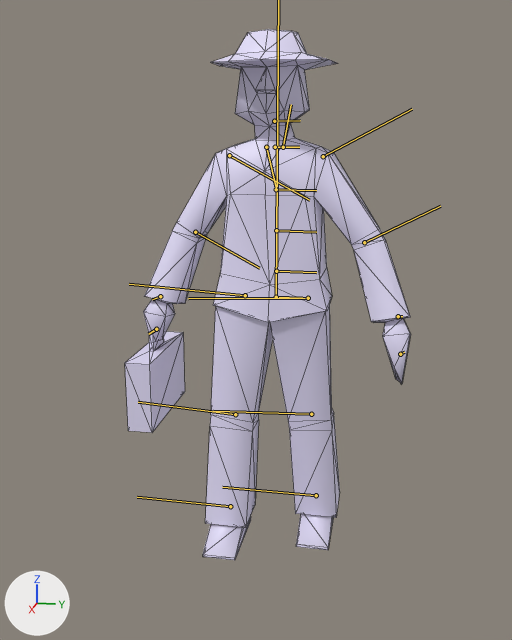
The glTF model public/modelos/FichaClasico.gltf: old version first, new version second.
One viewpoint serves both versions: a 50 mm camera at (0.286, 0.05, 0.181) aimed at (0.017, -0.004, 0.114). The lights are fixed; the arrows at lower left show +X, +Y and +Z. The bones that bend it are drawn over the model as lines. Mesh edges are drawn as thin lines.

In view in the first picture: 'Clasico'.
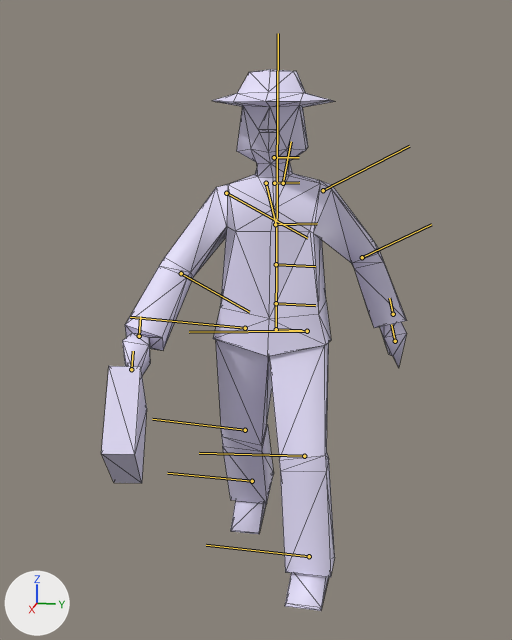
The newer file adds an action. The first version stands in its rest pose; the second is drawn at frame 36 of the action 'Caminar'.

Where the change shows, as pixel boxes (x1, y1, x2, y2) in the pictures (512 x 640 px):
'Clasico', posed (7% wider)
    before: (125, 29, 411, 560)
    after: (101, 69, 407, 611)
bone 'Bip001 Spine2', root to tip
    before: (276, 189) to (316, 190)
    after: (275, 224) to (317, 223)
bone 'Bip001 L UpperArm', root to tip
    before: (323, 156) to (412, 109)
    after: (323, 190) to (409, 146)
bone 'Bip001 L Forearm', root to tip
    before: (364, 242) to (440, 206)
    after: (362, 257) to (431, 224)
bone 'Bip001 R UpperArm', root to tip
    before: (229, 155) to (309, 200)
    after: (226, 193) to (307, 238)
bone 'Bip001 R Hand', root to tip
    before: (160, 296) to (152, 299)
    after: (139, 336) to (140, 316)
bone 'Bip001 Head', root to tip
    before: (274, 121) to (300, 120)
    after: (274, 157) to (299, 157)
bone 'Bip001 L Thigh', root to tip
    before: (308, 298) to (188, 298)
    after: (307, 331) to (189, 332)
bone 'Bip001 L Calf', root to tip
    before: (311, 414) to (213, 411)
    after: (304, 456) to (199, 453)
bone 'Bip001 L Foot', root to tip
    before: (316, 495) to (222, 487)
    after: (309, 556) to (206, 545)
bone 'Bip001 R Thigh', root to tip
    before: (245, 295) to (129, 284)
    after: (245, 328) to (130, 317)
bone 'Bip001 R Calf', root to tip
    before: (235, 414) to (138, 402)
    after: (245, 430) to (152, 419)
bone 'Bip001 R Foot', root to tip
    before: (230, 506) to (137, 497)
    after: (252, 481) to (167, 473)

Edits to the bpy script that builds the scene:
```text
Change bone_bip001:
    where bone_bip001 = bpy.data.objects['skeleton #0'].pose.bones['Bip001']
    bone_bip001.location: (0.0, 0.0, 0.0) -> (0.0005, -0.0141, 0.0)
Change bone_bip001_spine2:
    where bone_bip001_spine2 = bpy.data.objects['skeleton #0'].pose.bones['Bip001 Spine2']  # child of 'Bip001 Spine1'
    bone_bip001_spine2.rotation_quaternion: (1.0, 0.0, 0.0, 0.0) -> (0.991, 0.131, 0.0, 0.0)  # degrees (0, 0, 0) -> degrees (15, 0, 0)
Change bone_bip001_l_upperarm:
    where bone_bip001_l_upperarm = bpy.data.objects['skeleton #0'].pose.bones['Bip001 L UpperArm']  # child of 'Bip001 L Clavicle'
    bone_bip001_l_upperarm.rotation_quaternion: (1.0, 0.0, 0.0, 0.0) -> (0.972, 0.116, 0.204, 0.01)  # degrees (0, 0, 0) -> degrees (14, 23, 4)
Change bone_bip001_l_forearm:
    where bone_bip001_l_forearm = bpy.data.objects['skeleton #0'].pose.bones['Bip001 L Forearm']  # child of 'Bip001 L UpperArm'
    bone_bip001_l_forearm.rotation_quaternion: (1.0, 0.0, 0.0, 0.0) -> (1.0, 0.0, 0.026, 0.0)  # degrees (0, 0, 0) -> degrees (0, 3, 0)
Change bone_bip001_r_upperarm:
    where bone_bip001_r_upperarm = bpy.data.objects['skeleton #0'].pose.bones['Bip001 R UpperArm']  # child of 'Bip001 R Clavicle'
    bone_bip001_r_upperarm.rotation_quaternion: (1.0, 0.0, 0.0, 0.0) -> (0.975, 0.114, -0.19, -0.021)  # degrees (0, 0, 0) -> degrees (14, -21, -5)
Change bone_bip001_r_hand:
    where bone_bip001_r_hand = bpy.data.objects['skeleton #0'].pose.bones['Bip001 R Hand']  # child of 'Bip001 R Forearm'
    bone_bip001_r_hand.rotation_quaternion: (1.0, 0.0, 0.0, 0.0) -> (0.994, 0.0, 0.0, 0.107)  # degrees (0, 0, 0) -> degrees (0, 0, 12)
Change bone_bip001_head:
    where bone_bip001_head = bpy.data.objects['skeleton #0'].pose.bones['Bip001 Head']  # child of 'Bip001 Neck'
    bone_bip001_head.rotation_quaternion: (1.0, 0.0, 0.0, 0.0) -> (0.996, -0.087, 0.002, 0.015)  # degrees (0, 0, 0) -> degrees (-10, 0, 2)
Change bone_bip001_l_thigh:
    where bone_bip001_l_thigh = bpy.data.objects['skeleton #0'].pose.bones['Bip001 L Thigh']  # child of 'Bip001 Spine'
    bone_bip001_l_thigh.rotation_quaternion: (1.0, 0.0, 0.0, 0.0) -> (0.97, 0.002, 0.243, -0.008)  # degrees (0, 0, 0) -> degrees (0, 28, -1)
Change bone_bip001_l_calf:
    where bone_bip001_l_calf = bpy.data.objects['skeleton #0'].pose.bones['Bip001 L Calf']  # child of 'Bip001 L Thigh'
    bone_bip001_l_calf.rotation_quaternion: (1.0, 0.0, 0.0, 0.0) -> (0.992, 0.0, -0.129, 0.0)  # degrees (0, 0, 0) -> degrees (0, -15, 0)
Change bone_bip001_l_foot:
    where bone_bip001_l_foot = bpy.data.objects['skeleton #0'].pose.bones['Bip001 L Foot']  # child of 'Bip001 L Calf'
    bone_bip001_l_foot.rotation_quaternion: (1.0, 0.0, 0.0, 0.0) -> (1.0, -0.007, 0.029, 0.007)  # degrees (0, 0, 0) -> degrees (-1, 3, 1)
Change bone_bip001_r_thigh:
    where bone_bip001_r_thigh = bpy.data.objects['skeleton #0'].pose.bones['Bip001 R Thigh']  # child of 'Bip001 Spine'
    bone_bip001_r_thigh.rotation_quaternion: (1.0, 0.0, 0.0, 0.0) -> (-0.987, 0.0, 0.158, 0.008)  # degrees (0, 0, 0) -> degrees (0, -18, -1)
Change bone_bip001_r_calf:
    where bone_bip001_r_calf = bpy.data.objects['skeleton #0'].pose.bones['Bip001 R Calf']  # child of 'Bip001 R Thigh'
    bone_bip001_r_calf.rotation_quaternion: (1.0, 0.0, 0.0, 0.0) -> (0.993, 0.0, -0.116, 0.0)  # degrees (0, 0, 0) -> degrees (0, -13, 0)
Change bone_bip001_r_foot:
    where bone_bip001_r_foot = bpy.data.objects['skeleton #0'].pose.bones['Bip001 R Foot']  # child of 'Bip001 R Calf'
    bone_bip001_r_foot.rotation_quaternion: (1.0, 0.0, 0.0, 0.0) -> (0.993, -0.013, 0.114, 0.009)  # degrees (0, 0, 0) -> degrees (-1, 13, 1)
```
